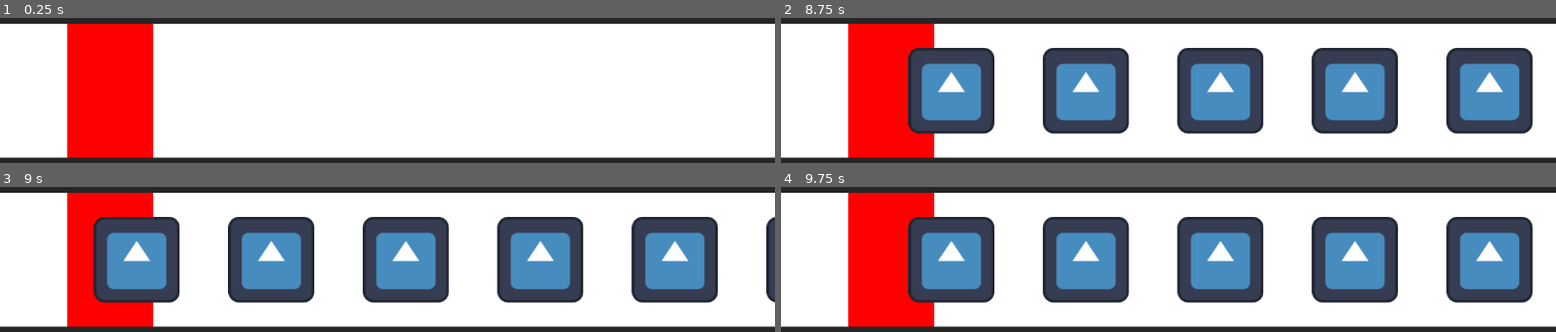
Above: before the commit, frames 1-4 (two rows, left to right).
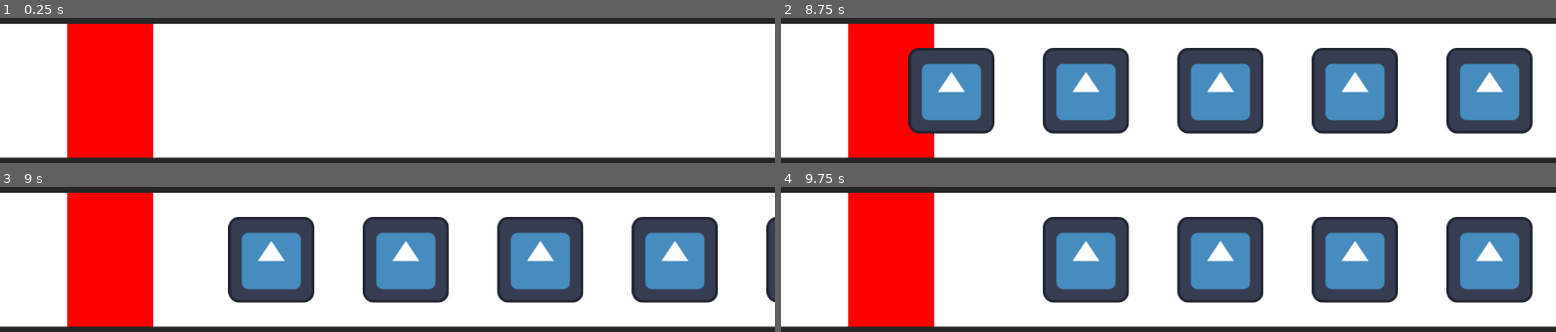
Above: after the commit, the same moments.

Repository: tmdghks/rhythmgame-godot
Game: Godot game, scene res://Scenes/Main.tscn
Same seed, same stepped clock (60 frames per second), same inputs: the game is played once before the commit and once after it. The engine's default icon, where the game draws it, is replaced by a stand-in: a white triangle on a blue panel in a dark square.
Inputs:
- Up to frame 1 (0.25 s): no input
- Up to frame 2 (8.75 s): tap Enter at 0.5, 2, 3.5 s; hold Space 0.53-1.28 s; tap Space at 1.35, 1.52, 1.82, 2.85, 3.02, 3.32, 4.35, 4.52, 4.82, 5.85, 6.02, 6.32, 7.35, 7.52, 7.82 s; hold Space 2.03-2.78 s; hold Space 3.53-4.28 s; hold Space 5.03-5.78 s; hold Space 6.53-7.28 s; hold Space from 8.03 s (still down)
- Up to frame 3 (9 s): release Space at 8.78 s; tap Space at 8.85 s
- Up to frame 4 (9.75 s): tap Space at 9.02, 9.32 s; hold Space from 9.53 s (still down)

Frames 1-2 are identical in both runs. In frame 3, 6.5% of the frame differs, in the area x 12-24%, y 20-80%; in frame 4, 6.3%.

Commit message:
v0.1.0 just work

Diff:
--- a/Scenes/Main.tscn
+++ b/Scenes/Main.tscn
@@ -1,29 +1,31 @@
-[gd_scene load_steps=3 format=3 uid="uid://yanwb61nhde"]
+[gd_scene load_steps=4 format=3 uid="uid://yanwb61nhde"]
 
 [ext_resource type="Script" path="res://Scripts/note_spawn.gd" id="1_2hlhk"]
 [ext_resource type="PackedScene" uid="uid://cb7vun805nqba" path="res://Scenes/Note.tscn" id="2_wpmko"]
+[ext_resource type="Script" path="res://Scripts/JudgeLine.gd" id="3_012ug"]
 
 [node name="Node2D" type="Node2D"]
 script = ExtResource("1_2hlhk")
 note_scene = ExtResource("2_wpmko")
 
-[node name="Static Sprites" type="Node2D" parent="."]
+[node name="Static_Sprites" type="Node2D" parent="."]
 
-[node name="Background" type="ColorRect" parent="Static Sprites"]
+[node name="Background" type="ColorRect" parent="Static_Sprites"]
 offset_right = 1920.0
 offset_bottom = 1080.0
 color = Color(0.151276, 0.151276, 0.151276, 1)
 
-[node name="Lane" type="ColorRect" parent="Static Sprites"]
+[node name="Lane" type="ColorRect" parent="Static_Sprites"]
 offset_top = 440.0
 offset_right = 1920.0
 offset_bottom = 640.0
 
-[node name="JudgeLine" type="ColorRect" parent="Static Sprites"]
+[node name="JudgeLine" type="ColorRect" parent="Static_Sprites"]
 offset_left = 100.0
 offset_top = 440.0
 offset_right = 228.0
 offset_bottom = 640.0
 color = Color(1, 0, 0, 1)
+script = ExtResource("3_012ug")
 
 [node name="Node2D" type="Node2D" parent="."]
--- /dev/null
+++ b/Scripts/JudgeLine.gd
@@ -0,0 +1,14 @@
+extends ColorRect
+
+var judgment_distance: float = 10.0  # 노트와의 거리 기준 (판정 거리)
+
+func check_note_judgment(notes):
+	for note in notes:
+		if note.position.distance_to(position) <= judgment_distance:
+			note_judged(note)
+
+func note_judged(note):
+	# 판정이 완료된 노트에 대한 처리
+	note.queue_free()  # 노트 제거
+	if get_parent():
+		get_parent().increase_score()  # 점수 증가
--- a/Scripts/Note.gd
+++ b/Scripts/Note.gd
@@ -1,13 +1,9 @@
 extends Node2D
 
-@export var speed: float = 200.0  # 노트의 이동 속도 (픽셀/초)
-var target_position: Vector2  # 목표 위치 (판정선)
+@export var speed: float = 200.0  # 노트의 이동 속도
+@export var target_position: Vector2 = Vector2(-100, 540) # 목표 위치 (판정선)
 
 func _process(delta):
-	# 현재 위치에서 목표 위치를 향해 이동
+	# 목표 위치로 이동
 	var direction = (target_position - position).normalized()
 	position += direction * speed * delta
-
-	# 판정선에 도달하면 제거
-	if position.distance_to(target_position) < 10:
-		queue_free()
--- a/Scripts/note_spawn.gd
+++ b/Scripts/note_spawn.gd
@@ -1,9 +1,20 @@
 extends Node2D
 
 @export var note_scene: PackedScene
-@export var target_position: Vector2 = Vector2(100, 540)  # 판정선 위치 설정
+@export var target_position: Vector2 = Vector2(-100, 540)
 var spawn_interval = 1.0
 var spawn_timer = 0.0
+var notes = []  # 생성된 노트들을 저장하는 배열
+var judgment_line  # JudgmentLine 노드 참조를 위한 변수
+var judgment_distance: float = 200.0  # 노트가 판정선과 가까운지 확인하는 거리 기준
+var good_distance: float = 100.0
+var note_speed: float = 400.0  # 노트가 목표 지점으로 이동하는 속도
+var was_space_pressed = false # 스페이스가 전에 눌렸는지 확인
+
+func _ready():
+	# JudgmentLine 노드를 참조하여 변수에 저장
+	judgment_line = $Static_Sprites/JudgeLine	  # 정확한 경로로 수정
+	print(judgment_line)  # 올바른 노드가 참조되는지 확인
 
 func _process(delta):
 	spawn_timer -= delta
@@ -11,9 +22,66 @@
 		spawn_note()
 		spawn_timer = spawn_interval
 
+	# 스페이스바가 처음 눌렸을 때만 판정 수행
+	if Input.is_key_pressed(KEY_SPACE):
+		if not was_space_pressed:
+			check_note_judgment()
+			was_space_pressed = true  # 스페이스바가 눌렸음을 기록
+	else:
+		was_space_pressed = false  # 스페이스바가 떼어진 상태로 초기화
+
 func spawn_note():
 	if note_scene:
 		var note_instance = note_scene.instantiate()
-		note_instance.position = Vector2(2000, 540)  # 노트가 생성될 위치
-		note_instance.target_position = target_position  # 목표 위치 설정
+		note_instance.position = Vector2(2000, 540)  # 노트의 초기 위치 설정
 		add_child(note_instance)
+		notes.append(note_instance)  # 생성된 노트를 배열에 추가
+
+func check_note_judgment():
+	if notes.size() == 0:
+		return  # notes 배열이 비어 있으면 함수 종료
+
+	var closest_note = null
+	var closest_distance = 100  # 가장 멀리 간 노트를 찾기 위해 초기값을 음수로 설정
+
+	# 모든 노트를 검사하여 판정선과 가장 멀리 간 노트를 찾음
+	for note in notes:
+		if note == null:
+			print("Note is null.")
+			continue
+
+		# Note is not null, proceed with distance calculation
+		var distance = judgment_line.position.x - note.position.x
+		if distance >= -judgment_distance and distance <= judgment_distance:
+			if distance <= closest_distance:
+				closest_distance = distance
+				closest_note = note
+
+	# 가장 가까운 노트에 대해 판정을 수행
+	if closest_note:
+		closest_note.queue_free()
+		if abs(closest_distance) <= good_distance:
+			note_judged(closest_note, "success")
+		else:
+			note_judged(closest_note, "failed")
+	else:
+		print("Not yet")
+
+func note_judged(note, status):
+	# 판정 성공 처리 (노트 제거 및 점수 증가)
+	note.queue_free()
+	notes.erase(note)
+	if status == "failed":
+		maintain_score()
+	elif status == "success":
+		increase_score()
+	else:
+		print("impossible")
+
+func increase_score():
+	# 점수 증가 처리
+	print("Note judged! Score increased.")
+
+func maintain_score():
+	# 점수 그대로
+	print("Note judged! Score maintained.")
